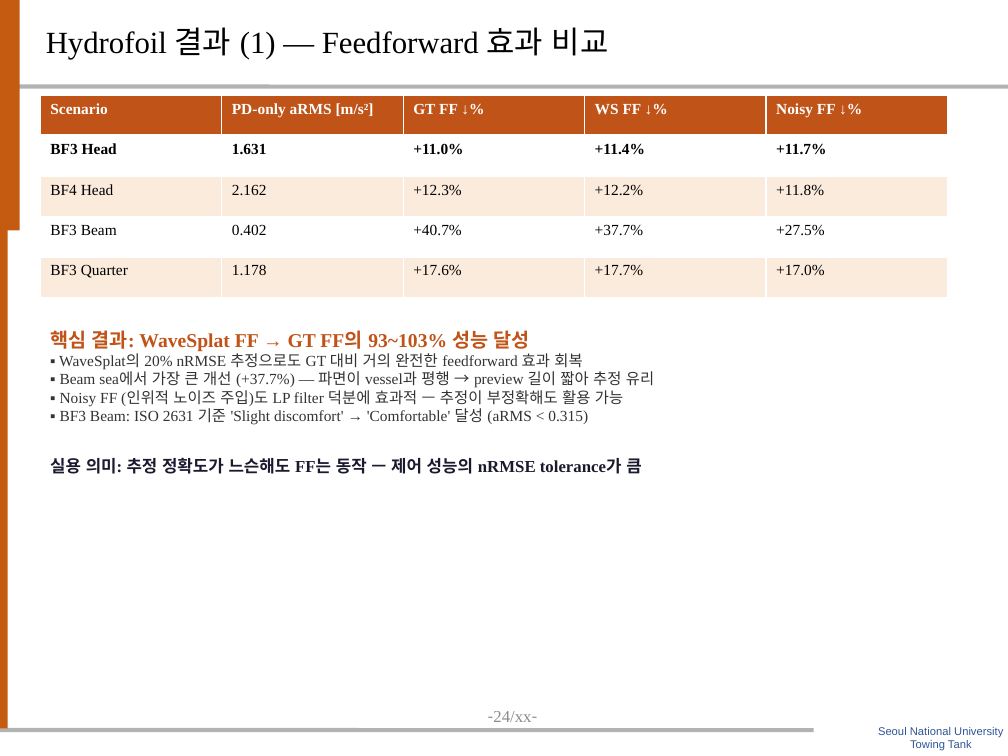
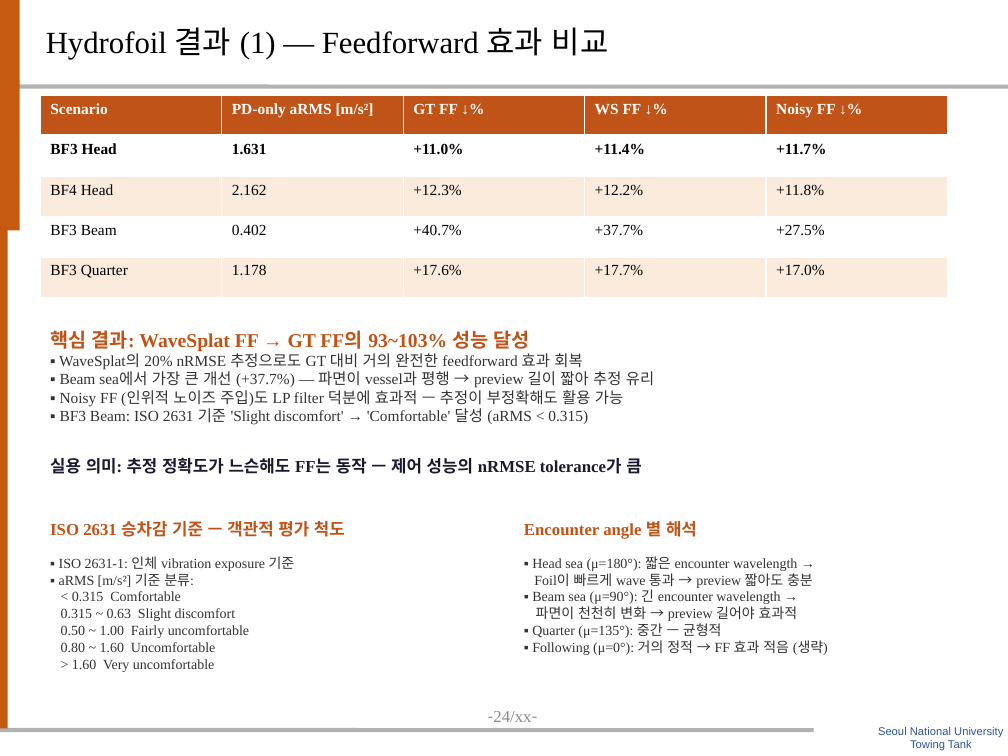
Before and after one commit to SAEYONGPARK94/wavesplat, a slide deck: slide 25 of wavesplat/docs/labmeeting_wavesplat.pptx. Drawn at 1008x756 pixels with LibreOffice and Linux fonts; fonts in the diff are those of the drawing; background and template pictures are left out. Boxes give left, top, right and bottom in pixels: in the first picture for what was removed or moved away, otherwise in the second. Text is boxed around its words. In the diff, an @@ line names an element or a change of style, - is before the commit and + after.

```diff
--- a/wavesplat/docs/labmeeting_wavesplat.pptx
+++ b/wavesplat/docs/labmeeting_wavesplat.pptx
@@ text added at [50, 521, 345, 537], 12 pt, text #C05317, bold @@
+ISO 2631 승차감 기준 — 객관적 평가 척도
@@ text added at [524, 518, 697, 540], 12 pt, text #C05317, bold @@
+Encounter angle 별 해석
@@ text added at [59, 556, 295, 672], 10 pt, text #333333 @@
+▪ ISO 2631-1: 인체 vibration exposure 기준
+▪ aRMS [m/s²] 기준 분류:
+< 0.315 Comfortable
+0.315 ~ 0.63 Slight discomfort
+0.50 ~ 1.00 Fairly uncomfortable
+0.80 ~ 1.60 Uncomfortable
+> 1.60 Very uncomfortable
@@ text added at [532, 556, 828, 655], 10 pt, text #333333 @@
+▪ Head sea (μ=180°): 짧은 encounter wavelength →
+Foil이 빠르게 wave 통과 → preview 짧아도 충분
+▪ Beam sea (μ=90°): 긴 encounter wavelength →
+파면이 천천히 변화 → preview 길어야 효과적
+▪ Quarter (μ=135°): 중간 — 균형적
+▪ Following (μ=0°): 거의 정적 → FF 효과 적음 (생략)
```
Also in this commit, not shown: 5 other slides changed, 2 other files.
